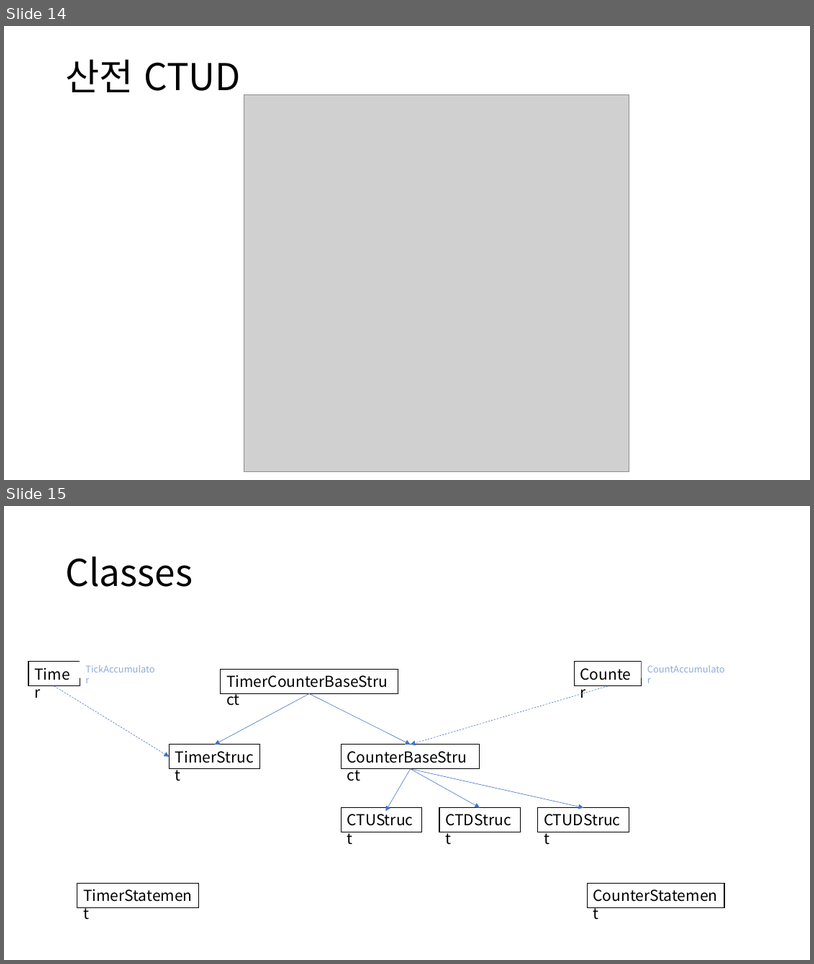
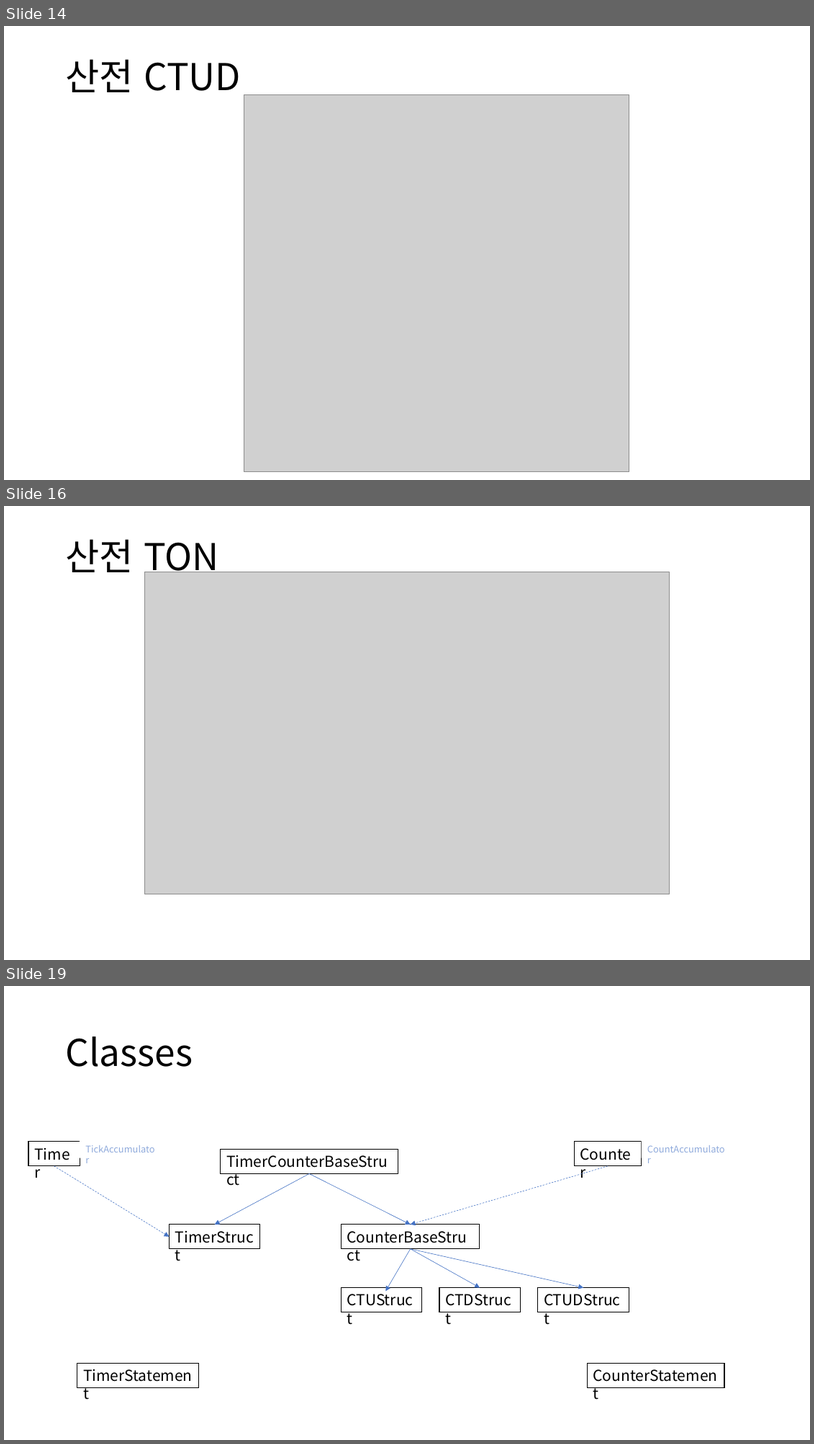
Before and after one commit to DualsoftDev/ds, a slide deck: DsDotNet/src/Engine/Engine.Core/Timer.pptx. Shown one above the other, each under a label of ours: slides 14 and 15 before the commit, slides 14, 16 and 19 after it; the slides between them are not shown. The pictures are 814x964 and 814x1444 pixels, drawn with LibreOffice and Linux fonts; fonts in the diff are those of the drawing; grey boxes stand for pictures. Boxes give left, top, right and bottom in pixels: in the first picture for what was removed or moved away, otherwise in the second. Text is boxed around its words. In the diff, an @@ line names an element or a change of style, - is before the commit and + after.

```diff
--- a/DsDotNet/src/Engine/Engine.Core/Timer.pptx
+++ b/DsDotNet/src/Engine/Engine.Core/Timer.pptx
@@ slide 16 added at [4, 506, 810, 960], background #FFFFFF @@
@@ title added at [65, 539, 219, 579], 44 pt, text #000000 @@
+산전 TON
@@ picture added at [145, 572, 670, 894] @@
@@ what was slide 15 is now slide 19 @@
```
Also in this commit, not shown: 2 slides changed, 3 other slides added, 8 other files.
